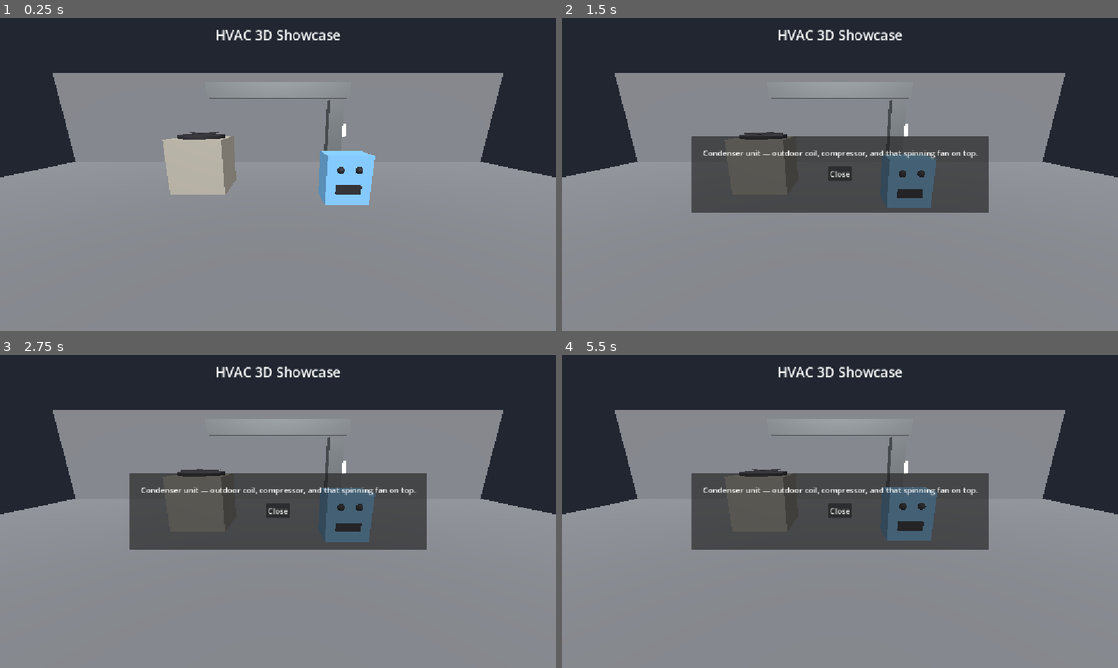
Above: before the commit, frames 1-4 (two rows, left to right).
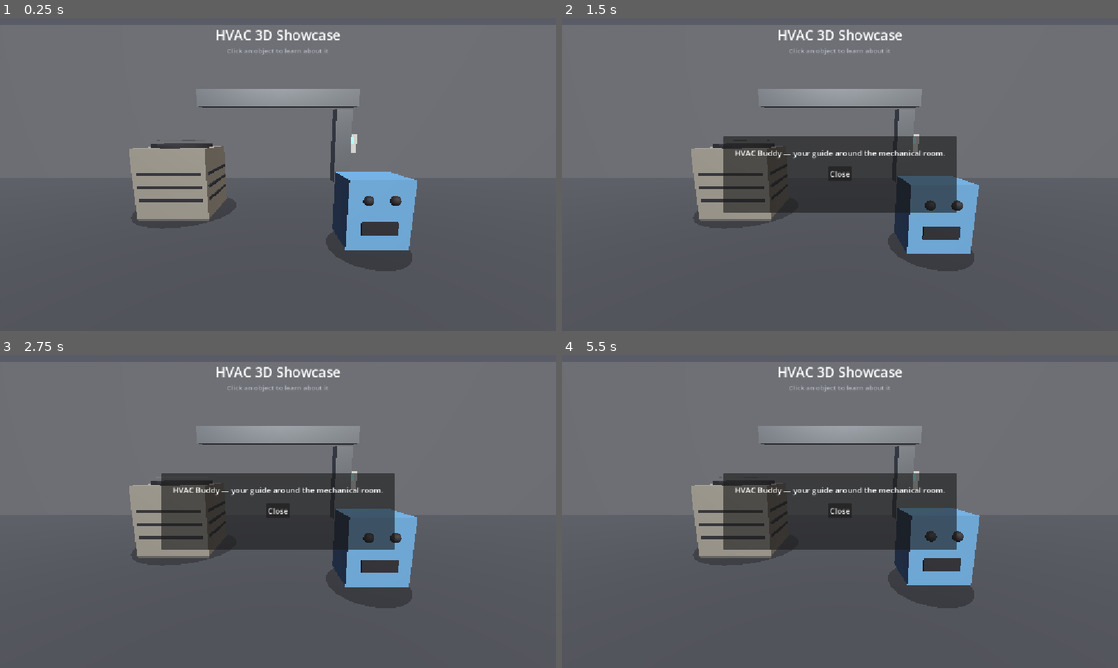
Above: after the commit, the same moments.

Repository: sergeville/Godot-3D-Webpage
Game: Godot game, scene res://scenes/boot/boot_screen.tscn
Same seed, same stepped clock (60 frames per second), same inputs: the game is played once before the commit and once after it.
Inputs (mouse positions are in pixels of both pictures, inside the frame that each line leads up to):
- Up to frame 1 (0.25 s): no input
- Up to frame 2 (1.5 s): move the mouse to (962, 158) at 0.52 s; click (962, 158) at 0.67 s; move the mouse to (728, 190) at 1.27 s; click (728, 190) at 1.42 s
- Up to frame 3 (2.75 s): tap Enter at 2 s; move the mouse to (333, 442) at 2.02 s; click (333, 442) at 2.17 s
- Up to frame 4 (5.5 s): move the mouse to (812, 574) at 2.77 s; click (812, 574) at 2.92 s; move the mouse to (1006, 558) at 3.52 s; click (1006, 558) at 3.67 s; move the mouse to (673, 464) at 4.27 s; click (673, 464) at 4.42 s; move the mouse to (867, 511) at 5.02 s; click (867, 511) at 5.17 s

The runs differ from the first frame. In frame 1, 96% of the frame differs, in the area x 0-100%, y 0-100%; in frame 2, 91%; in frame 3, 91%; in frame 4, 91%.

Commit message:
Visual polish pass (MOV-167)
- Gradient sky + exponential fog: floor/wall edges no longer visible
- Fake contact shadows (unshaded transparent discs) under condenser and Buddy
- Warm fill light from the left for depth on box faces
- Condenser: dark grille strips front + side, fan blades raised and metal
- Thermostat: larger body + emissive blue screen
- Hover highlight via shared material_overlay on all anchor meshes
- 'Click an object to learn about it' hint under the title
- Camera lower and closer; Buddy lowered to sit near his shadow

Co-Authored-By: Claude Fable 5 <noreply@anthropic.com>

Diff:
--- /dev/null
+++ b/materials/hover_overlay.tres
@@ -0,0 +1,9 @@
+[gd_resource type="StandardMaterial3D" format=3]
+
+[resource]
+transparency = 1
+shading_mode = 0
+albedo_color = Color(1, 1, 1, 0.12)
+emission_enabled = true
+emission = Color(1, 1, 1, 1)
+emission_energy_multiplier = 0.35
--- a/scenes/main/main_environment.tscn
+++ b/scenes/main/main_environment.tscn
@@ -1,20 +1,35 @@
-[gd_scene load_steps=26 format=3]
+[gd_scene load_steps=36 format=3]
 
 [ext_resource type="Script" path="res://scenes/main/main_environment.gd" id="1"]
 [ext_resource type="Script" path="res://scripts/interactive_anchor.gd" id="2"]
 [ext_resource type="PackedScene" path="res://scenes/ui/ui_overlay.tscn" id="3"]
 [ext_resource type="Script" path="res://scripts/idle_motion.gd" id="4"]
 
+[sub_resource type="ProceduralSkyMaterial" id="sky_mat"]
+sky_top_color = Color(0.18, 0.22, 0.3, 1)
+sky_horizon_color = Color(0.42, 0.4, 0.38, 1)
+ground_bottom_color = Color(0.1, 0.1, 0.12, 1)
+ground_horizon_color = Color(0.42, 0.4, 0.38, 1)
+
+[sub_resource type="Sky" id="sky"]
+sky_material = SubResource("sky_mat")
+
 [sub_resource type="Environment" id="env"]
-background_mode = 1
-background_color = Color(0.13, 0.15, 0.19, 1)
-ambient_light_source = 2
-ambient_light_color = Color(1, 1, 1, 1)
-ambient_light_energy = 0.6
+background_mode = 2
+sky = SubResource("sky")
+ambient_light_source = 3
+ambient_light_energy = 0.7
+fog_enabled = true
+fog_light_color = Color(0.35, 0.36, 0.4, 1)
+fog_density = 0.025
 
 [sub_resource type="StandardMaterial3D" id="mat_concrete"]
 albedo_color = Color(0.45, 0.46, 0.48, 1)
 roughness = 0.9
+
+[sub_resource type="StandardMaterial3D" id="mat_floor"]
+albedo_color = Color(0.3, 0.31, 0.34, 1)
+roughness = 0.85
 
 [sub_resource type="StandardMaterial3D" id="mat_unit"]
 albedo_color = Color(0.72, 0.7, 0.65, 1)
@@ -38,11 +53,22 @@
 albedo_color = Color(0.45, 0.7, 0.9, 1)
 roughness = 0.5
 
+[sub_resource type="StandardMaterial3D" id="mat_screen"]
+albedo_color = Color(0.5, 0.8, 1, 1)
+emission_enabled = true
+emission = Color(0.4, 0.7, 1, 1)
+emission_energy_multiplier = 1.5
+
+[sub_resource type="StandardMaterial3D" id="mat_shadow"]
+transparency = 1
+shading_mode = 0
+albedo_color = Color(0, 0, 0, 0.4)
+
 [sub_resource type="BoxMesh" id="mesh_floor"]
-size = Vector3(20, 0.2, 20)
+size = Vector3(40, 0.2, 40)
 
 [sub_resource type="BoxMesh" id="mesh_wall"]
-size = Vector3(20, 4, 0.2)
+size = Vector3(40, 6, 0.2)
 
 [sub_resource type="BoxMesh" id="mesh_unit"]
 size = Vector3(1.5, 1.5, 1.5)
@@ -55,6 +81,12 @@
 [sub_resource type="BoxMesh" id="mesh_blade"]
 size = Vector3(1.1, 0.02, 0.14)
 
+[sub_resource type="BoxMesh" id="mesh_grille_front"]
+size = Vector3(1.3, 0.06, 0.03)
+
+[sub_resource type="BoxMesh" id="mesh_grille_side"]
+size = Vector3(0.03, 0.06, 1.3)
+
 [sub_resource type="BoxMesh" id="mesh_duct_h"]
 size = Vector3(0.6, 0.6, 6)
 
@@ -62,7 +94,10 @@
 size = Vector3(0.6, 2.8, 0.6)
 
 [sub_resource type="BoxMesh" id="mesh_thermo"]
-size = Vector3(0.4, 0.6, 0.08)
+size = Vector3(0.55, 0.8, 0.1)
+
+[sub_resource type="BoxMesh" id="mesh_screen"]
+size = Vector3(0.32, 0.28, 0.03)
 
 [sub_resource type="BoxMesh" id="mesh_buddy_body"]
 size = Vector3(0.9, 1, 0.7)
@@ -74,14 +109,24 @@
 [sub_resource type="BoxMesh" id="mesh_mouth"]
 size = Vector3(0.5, 0.18, 0.04)
 
+[sub_resource type="CylinderMesh" id="mesh_shadow_lg"]
+top_radius = 1.15
+bottom_radius = 1.15
+height = 0.02
+
+[sub_resource type="CylinderMesh" id="mesh_shadow_sm"]
+top_radius = 0.62
+bottom_radius = 0.62
+height = 0.02
+
 [sub_resource type="BoxShape3D" id="shape_condenser"]
 size = Vector3(1.6, 1.8, 1.6)
 
 [sub_resource type="BoxShape3D" id="shape_thermo"]
-size = Vector3(0.5, 0.7, 0.3)
+size = Vector3(0.7, 0.9, 0.3)
 
 [sub_resource type="BoxShape3D" id="shape_buddy"]
-size = Vector3(1, 1.6, 0.8)
+size = Vector3(1, 1.3, 0.8)
 
 [node name="MainEnvironment" type="Node3D"]
 script = ExtResource("1")
@@ -93,16 +138,22 @@
 transform = Transform3D(1, 0, 0, 0, 0.707107, 0.707107, 0, -0.707107, 0.707107, 0, 4, 0)
 shadow_enabled = false
 
+[node name="FillLight" type="DirectionalLight3D" parent="."]
+transform = Transform3D(0.5, -0.433, 0.75, 0, 0.866, 0.5, -0.866, -0.25, 0.433, -4, 3, 2)
+light_color = Color(1, 0.95, 0.88, 1)
+light_energy = 0.4
+shadow_enabled = false
+
 [node name="Camera3D" type="Camera3D" parent="."]
-transform = Transform3D(1, 0, 0, 0, 0.965926, 0.258819, 0, -0.258819, 0.965926, 0, 2, 5)
+transform = Transform3D(1, 0, 0, 0, 0.984808, 0.173648, 0, -0.173648, 0.984808, 0, 1.7, 3.8)
 
 [node name="Floor" type="MeshInstance3D" parent="."]
 transform = Transform3D(1, 0, 0, 0, 1, 0, 0, 0, 1, 0, -0.1, 0)
 mesh = SubResource("mesh_floor")
-surface_material_override/0 = SubResource("mat_concrete")
+surface_material_override/0 = SubResource("mat_floor")
 
 [node name="BackWall" type="MeshInstance3D" parent="."]
-transform = Transform3D(1, 0, 0, 0, 1, 0, 0, 0, 1, 0, 2, -5)
+transform = Transform3D(1, 0, 0, 0, 1, 0, 0, 0, 1, 0, 3, -5)
 mesh = SubResource("mesh_wall")
 surface_material_override/0 = SubResource("mat_concrete")
 
@@ -115,6 +166,16 @@
 transform = Transform3D(1, 0, 0, 0, 1, 0, 0, 0, 1, 2.5, 1.4, -4.4)
 mesh = SubResource("mesh_duct_v")
 surface_material_override/0 = SubResource("mat_metal")
+
+[node name="CondenserShadow" type="MeshInstance3D" parent="."]
+transform = Transform3D(1, 0, 0, 0, 1, 0, 0, 0, 1, -2.2, 0.02, -1)
+mesh = SubResource("mesh_shadow_lg")
+surface_material_override/0 = SubResource("mat_shadow")
+
+[node name="BuddyShadow" type="MeshInstance3D" parent="."]
+transform = Transform3D(1, 0, 0, 0, 1, 0, 0, 0, 1, 1.4, 0.02, 0.8)
+mesh = SubResource("mesh_shadow_sm")
+surface_material_override/0 = SubResource("mat_shadow")
 
 [node name="CondenserAnchor" type="Area3D" parent="."]
 transform = Transform3D(1, 0, 0, 0, 1, 0, 0, 0, 1, -2.2, 0, -1)
@@ -126,24 +187,54 @@
 mesh = SubResource("mesh_unit")
 surface_material_override/0 = SubResource("mat_unit")
 
+[node name="GrilleFront1" type="MeshInstance3D" parent="CondenserAnchor"]
+transform = Transform3D(1, 0, 0, 0, 1, 0, 0, 0, 1, 0, 0.45, 0.76)
+mesh = SubResource("mesh_grille_front")
+surface_material_override/0 = SubResource("mat_dark")
+
+[node name="GrilleFront2" type="MeshInstance3D" parent="CondenserAnchor"]
+transform = Transform3D(1, 0, 0, 0, 1, 0, 0, 0, 1, 0, 0.72, 0.76)
+mesh = SubResource("mesh_grille_front")
+surface_material_override/0 = SubResource("mat_dark")
+
+[node name="GrilleFront3" type="MeshInstance3D" parent="CondenserAnchor"]
+transform = Transform3D(1, 0, 0, 0, 1, 0, 0, 0, 1, 0, 0.99, 0.76)
+mesh = SubResource("mesh_grille_front")
+surface_material_override/0 = SubResource("mat_dark")
+
+[node name="GrilleSide1" type="MeshInstance3D" parent="CondenserAnchor"]
+transform = Transform3D(1, 0, 0, 0, 1, 0, 0, 0, 1, 0.76, 0.45, 0)
+mesh = SubResource("mesh_grille_side")
+surface_material_override/0 = SubResource("mat_dark")
+
+[node name="GrilleSide2" type="MeshInstance3D" parent="CondenserAnchor"]
+transform = Transform3D(1, 0, 0, 0, 1, 0, 0, 0, 1, 0.76, 0.72, 0)
+mesh = SubResource("mesh_grille_side")
+surface_material_override/0 = SubResource("mat_dark")
+
+[node name="GrilleSide3" type="MeshInstance3D" parent="CondenserAnchor"]
+transform = Transform3D(1, 0, 0, 0, 1, 0, 0, 0, 1, 0.76, 0.99, 0)
+mesh = SubResource("mesh_grille_side")
+surface_material_override/0 = SubResource("mat_dark")
+
 [node name="Shroud" type="MeshInstance3D" parent="CondenserAnchor"]
 transform = Transform3D(1, 0, 0, 0, 1, 0, 0, 0, 1, 0, 1.54, 0)
 mesh = SubResource("mesh_shroud")
 surface_material_override/0 = SubResource("mat_dark")
 
 [node name="FanBlades" type="Node3D" parent="CondenserAnchor"]
-transform = Transform3D(1, 0, 0, 0, 1, 0, 0, 0, 1, 0, 1.62, 0)
+transform = Transform3D(1, 0, 0, 0, 1, 0, 0, 0, 1, 0, 1.66, 0)
 script = ExtResource("4")
 spin_degrees_per_second = 240.0
 
 [node name="BladeA" type="MeshInstance3D" parent="CondenserAnchor/FanBlades"]
 mesh = SubResource("mesh_blade")
-surface_material_override/0 = SubResource("mat_dark")
+surface_material_override/0 = SubResource("mat_metal")
 
 [node name="BladeB" type="MeshInstance3D" parent="CondenserAnchor/FanBlades"]
 transform = Transform3D(0, 0, 1, 0, 1, 0, -1, 0, 0, 0, 0, 0)
 mesh = SubResource("mesh_blade")
-surface_material_override/0 = SubResource("mat_dark")
+surface_material_override/0 = SubResource("mat_metal")
 
 [node name="CollisionShape3D" type="CollisionShape3D" parent="CondenserAnchor"]
 transform = Transform3D(1, 0, 0, 0, 1, 0, 0, 0, 1, 0, 0.9, 0)
@@ -158,6 +249,11 @@
 mesh = SubResource("mesh_thermo")
 surface_material_override/0 = SubResource("mat_white")
 
+[node name="Screen" type="MeshInstance3D" parent="ThermostatAnchor"]
+transform = Transform3D(1, 0, 0, 0, 1, 0, 0, 0, 1, 0, 0.12, 0.05)
+mesh = SubResource("mesh_screen")
+surface_material_override/0 = SubResource("mat_screen")
+
 [node name="CollisionShape3D" type="CollisionShape3D" parent="ThermostatAnchor"]
 shape = SubResource("shape_thermo")
 
@@ -172,22 +268,22 @@
 bob_speed = 2.5
 
 [node name="Body" type="MeshInstance3D" parent="BuddyAnchor/Visual"]
-transform = Transform3D(1, 0, 0, 0, 1, 0, 0, 0, 1, 0, 0.8, 0)
+transform = Transform3D(1, 0, 0, 0, 1, 0, 0, 0, 1, 0, 0.62, 0)
 mesh = SubResource("mesh_buddy_body")
 surface_material_override/0 = SubResource("mat_blue")
 
 [node name="EyeL" type="MeshInstance3D" parent="BuddyAnchor/Visual"]
-transform = Transform3D(1, 0, 0, 0, 1, 0, 0, 0, 1, -0.18, 1.02, 0.36)
+transform = Transform3D(1, 0, 0, 0, 1, 0, 0, 0, 1, -0.18, 0.84, 0.36)
 mesh = SubResource("mesh_eye")
 surface_material_override/0 = SubResource("mat_dark")
 
 [node name="EyeR" type="MeshInstance3D" parent="BuddyAnchor/Visual"]
-transform = Transform3D(1, 0, 0, 0, 1, 0, 0, 0, 1, 0.18, 1.02, 0.36)
+transform = Transform3D(1, 0, 0, 0, 1, 0, 0, 0, 1, 0.18, 0.84, 0.36)
 mesh = SubResource("mesh_eye")
 surface_material_override/0 = SubResource("mat_dark")
 
 [node name="Mouth" type="MeshInstance3D" parent="BuddyAnchor/Visual"]
-transform = Transform3D(1, 0, 0, 0, 1, 0, 0, 0, 1, 0, 0.62, 0.36)
+transform = Transform3D(1, 0, 0, 0, 1, 0, 0, 0, 1, 0, 0.44, 0.36)
 mesh = SubResource("mesh_mouth")
 surface_material_override/0 = SubResource("mat_dark")
 
--- a/scenes/ui/ui_overlay.tscn
+++ b/scenes/ui/ui_overlay.tscn
@@ -23,6 +23,18 @@
 grow_horizontal = 2
 theme_override_font_sizes/font_size = 28
 text = "HVAC 3D Showcase"
+horizontal_alignment = 1
+
+[node name="HintLabel" type="Label" parent="Root"]
+layout_mode = 1
+anchors_preset = 10
+anchor_right = 1.0
+offset_top = 58.0
+offset_bottom = 82.0
+grow_horizontal = 2
+theme_override_colors/font_color = Color(0.78, 0.8, 0.85, 0.75)
+theme_override_font_sizes/font_size = 14
+text = "Click an object to learn about it"
 horizontal_alignment = 1
 
 [node name="InfoPanel" type="PanelContainer" parent="Root"]
--- a/scripts/interactive_anchor.gd
+++ b/scripts/interactive_anchor.gd
@@ -4,6 +4,8 @@
 ## external URL directly (social profiles, external pages).
 
 signal anchor_clicked(anchor_id: String)
+
+const HOVER_OVERLAY := preload("res://materials/hover_overlay.tres")
 
 @export var anchor_id: String = "anchor"
 @export var external_url: String = ""
@@ -25,7 +27,14 @@
 
 func _on_mouse_entered() -> void:
 	Input.set_default_cursor_shape(Input.CURSOR_POINTING_HAND)
+	_set_highlight(true)
 
 
 func _on_mouse_exited() -> void:
 	Input.set_default_cursor_shape(Input.CURSOR_ARROW)
+	_set_highlight(false)
+
+
+func _set_highlight(on: bool) -> void:
+	for mesh in find_children("*", "MeshInstance3D", true, false):
+		mesh.material_overlay = HOVER_OVERLAY if on else null
